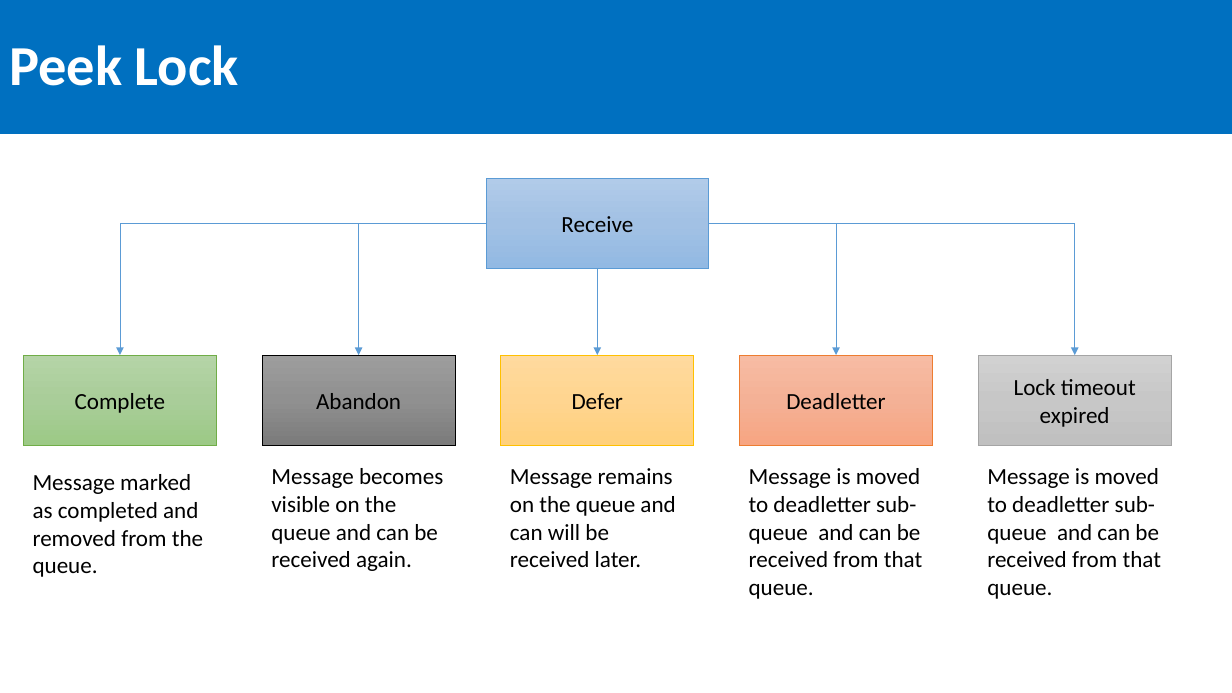
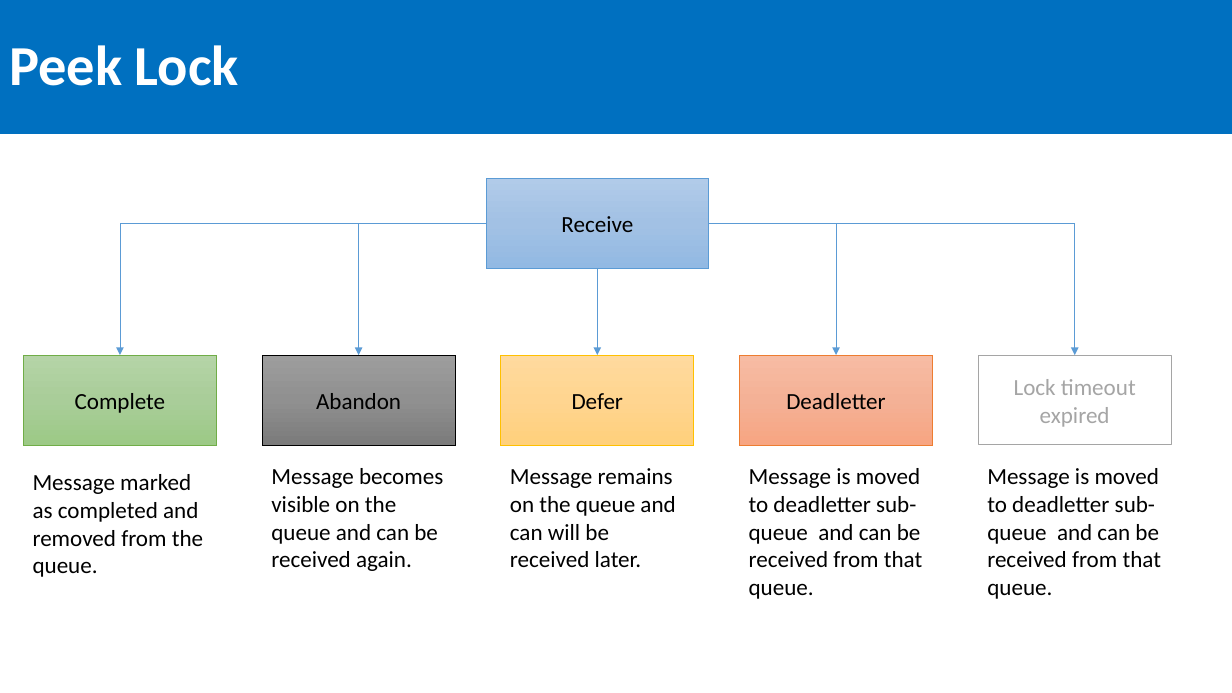
Before and after one commit to SeanFeldman/ASB-DotNet-YYC, a slide deck: slide 18 of Azure Service Bus Calgary .NET usergroup 2016-03-24.pptx. Drawn at 1232x693 pixels with LibreOffice and Linux fonts; fonts in the diff are those of the drawing. Boxes give left, top, right and bottom in pixels: in the first picture for what was removed or moved away, otherwise in the second. Text is boxed around its words. In the diff, an @@ line names an element or a change of style, - is before the commit and + after.

```diff
--- a/Azure Service Bus Calgary .NET usergroup 2016-03-24.pptx
+++ b/Azure Service Bus Calgary .NET usergroup 2016-03-24.pptx
@@ rectangle "Lock timeout expired" at [979, 355, 1172, 445]: text colour #000000 to #A5A5A5; fill gradient #D2D2D2 to #C8C8C8 to #C0C0C0 to none; outline #A5A5A5 0.5 pt to #A5A5A5 0.75 pt @@
```
Also in this commit, not shown: 2 other slides changed, 1 slide added, 1 slide removed, 2 other files.
